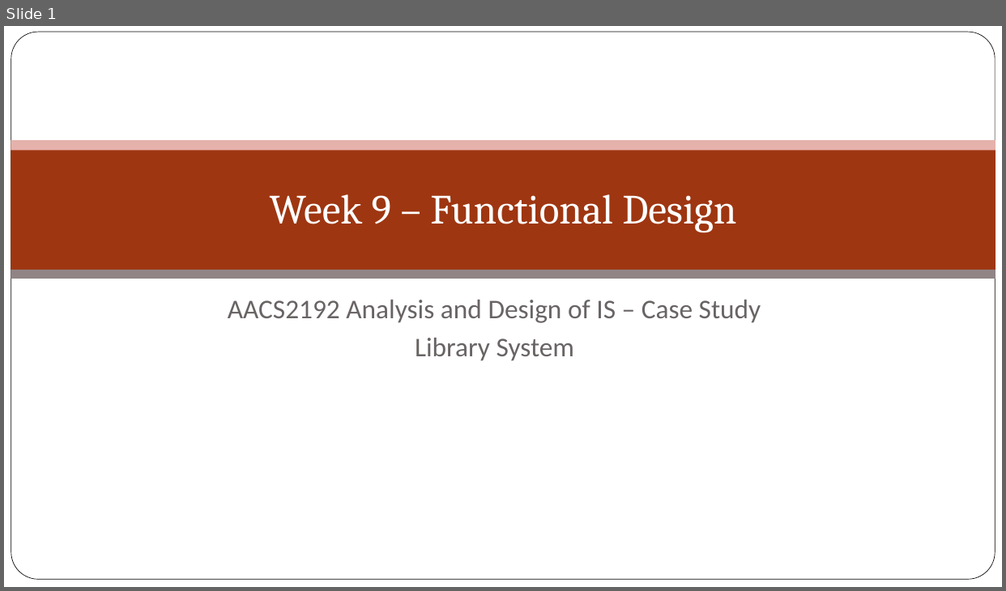
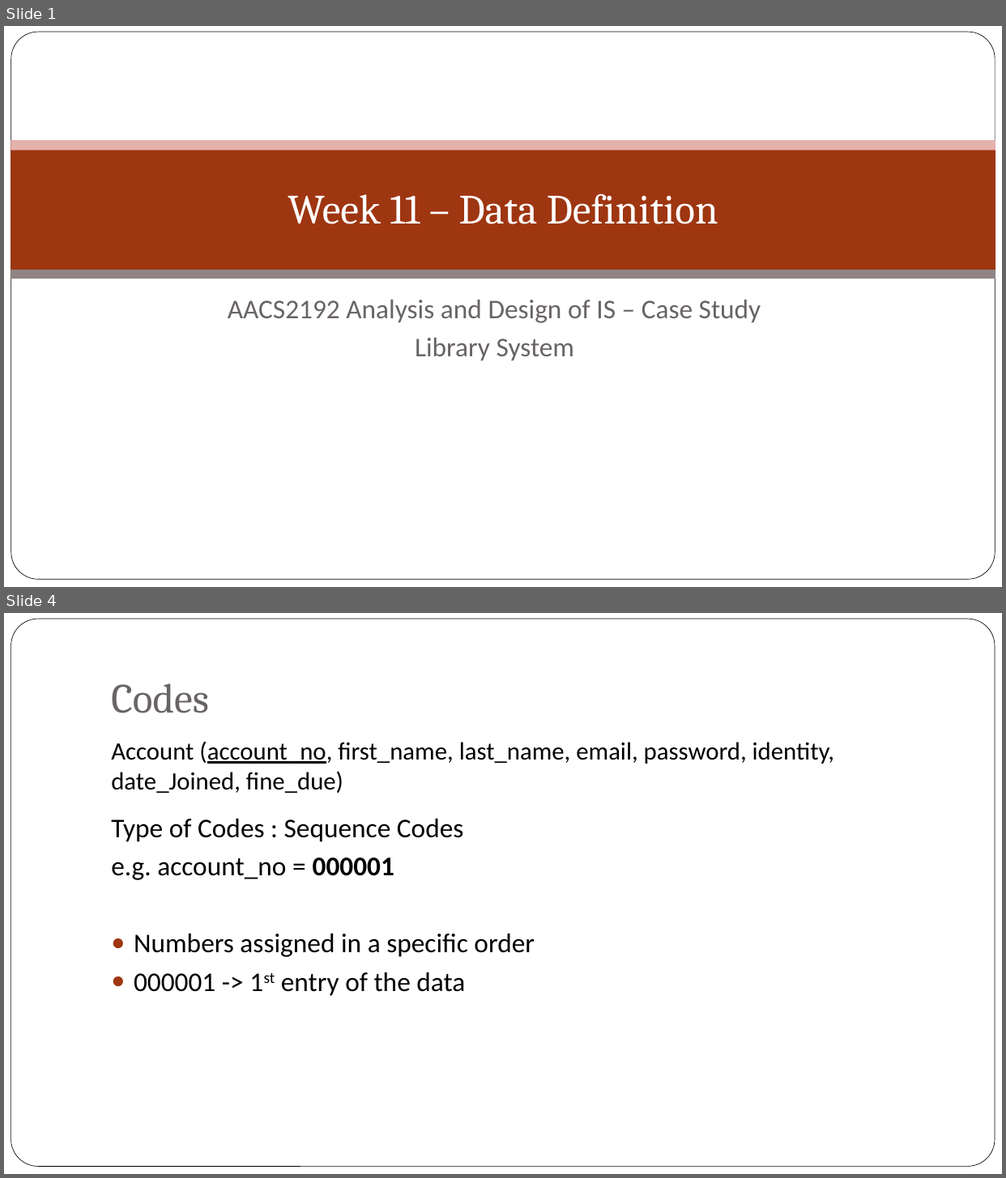
Before and after one commit to jyu1129/Library-System-IS-assignment, a slide deck: Week 9/Week 9 – Functional Design.pptx. Shown one above the other, each under a label of ours: slide 1 before the commit, slides 1 and 4 after it; the slides between them are not shown. The pictures are 1006x591 and 1006x1178 pixels, drawn with LibreOffice and Linux fonts; fonts in the diff are those of the drawing; background and template pictures are left out. Boxes give left, top, right and bottom in pixels: in the first picture for what was removed or moved away, otherwise in the second. Text is boxed around its words. In the diff, an @@ line names an element or a change of style, - is before the commit and + after.

Commit message:
updated week 11 and powerpoint

```diff
--- a/Week 9/Week 9 – Functional Design.pptx
+++ b/Week 9/Week 9 – Functional Design.pptx
@@ slide 4 added at (4, 613, 1002, 1174), background picture (left out) @@
@@ rounded rectangle added at (10, 619, 995, 1167), fill #FFFFFF, outline #000000 0.5 pt @@
@@ title added at (111, 683, 209, 713), 40 pt, text #696464 @@
+Codes
@@ text added at (111, 741, 834, 793), 24 pt, text #000000 @@
+Account (account_no, first_name, last_name, email, password, identity, date_Joined, fine_due)
@@ text added at (111, 819, 534, 996), 26 pt, text #000000 @@
+Type of Codes : Sequence Codes
+e.g. account_no = 000001
+● Numbers assigned in a specific order
+● 000001 -> 1st entry of the data
@@ slide 1 changed as well @@
@@ title at (288, 194, 718, 224): text changed @@
-Week 9 – Functional Design
+Week 11 – Data Definition
```
Also in this commit, not shown: 1 other slide changed, 27 other slides added, 9 slides removed, 2 other files.
